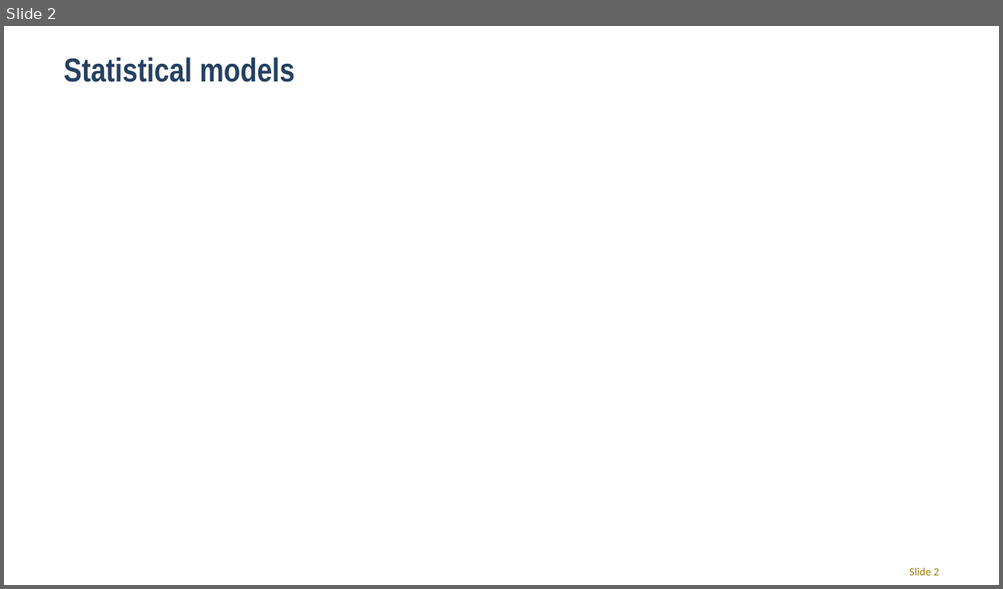
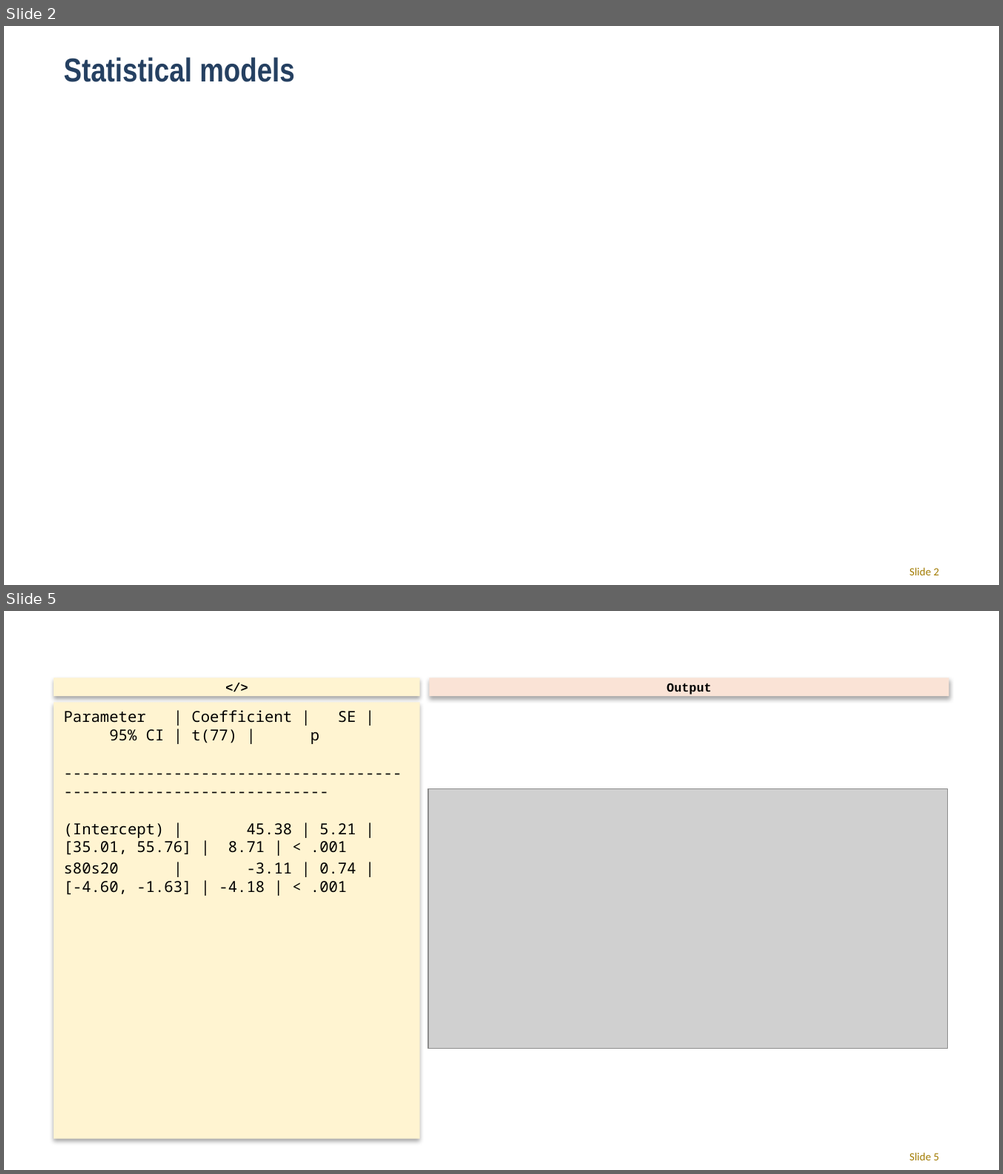
Before and after one commit to CGMoreh/SOC2069, a slide deck: Materials/Slides/Week_5_R.pptx. Shown one above the other, each under a label of ours: slide 2 before the commit, slides 2 and 5 after it; the slides between them are not shown. The pictures are 1003x589 and 1003x1174 pixels, drawn with LibreOffice and Linux fonts; fonts in the diff are those of the drawing; grey boxes stand for pictures; background and template pictures are left out. Boxes give left, top, right and bottom in pixels: in the first picture for what was removed or moved away, otherwise in the second. Text is boxed around its words. In the diff, an @@ line names an element or a change of style, - is before the commit and + after.

```diff
--- a/Materials/Slides/Week_5_R.pptx
+++ b/Materials/Slides/Week_5_R.pptx
@@ slide 5 added at <box>4,611,999,1170</box>, background #FFFFFF @@
@@ rectangle added at <box>54,678,420,697</box>, fill #FFF4D1, 9 pt, text #000000, bold @@
+</>
@@ rectangle added at <box>429,678,948,697</box>, fill #FAE3D6, 9 pt, text #000000, bold @@
+Output
@@ text added at <box>54,703,420,1139</box>, fill #FFF4D1, 11 pt, text #000000 @@
+Parameter | Coefficient | SE | 95% CI | t(77) | p
+------------------------------------------------------------------
+(Intercept) | 45.38 | 5.21 | [35.01, 55.76] | 8.71 | < .001
+s80s20 | -3.11 | 0.74 | [-4.60, -1.63] | -4.18 | < .001
@@ picture added at <box>428,789,947,1048</box> @@
@@ page number added at <box>909,1153,939,1161</box>, 8 pt, text #A27B00 @@
+Slide 5
```
Also in this commit, not shown: 4 other slides added, 6 other files.
